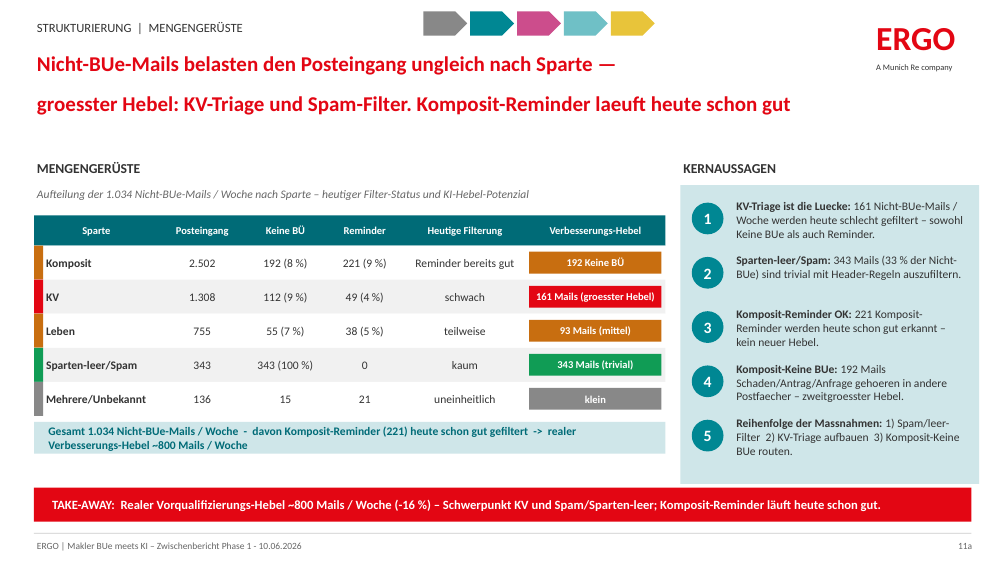
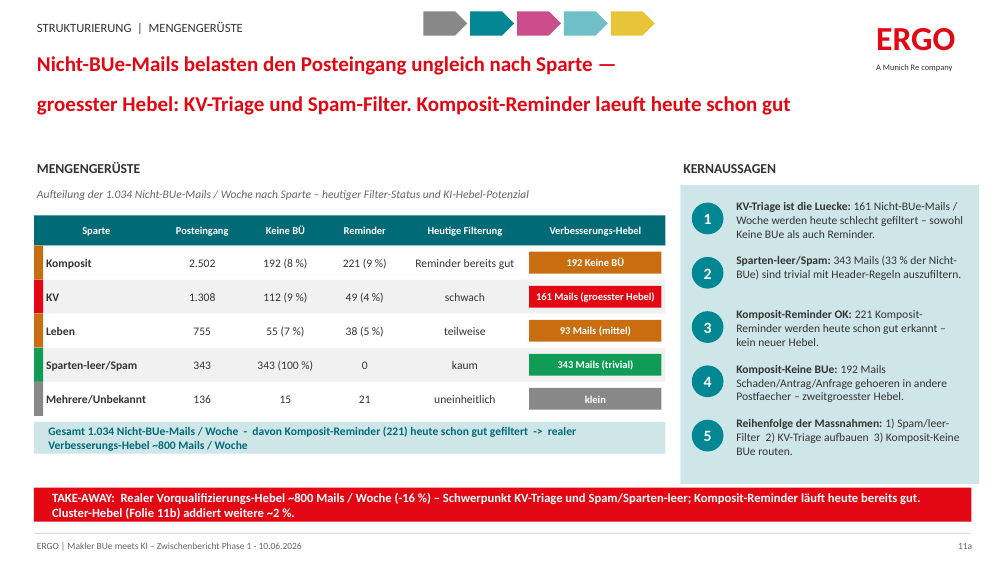
Before and after one commit to brenneisen-e/emailimport, a slide deck: slide 1 of ERGO-Mengengeruest-2Slides-Berichtslook.pptx. Drawn at 1008x567 pixels with LibreOffice and Linux fonts; fonts in the diff are those of the drawing. Boxes give left, top, right and bottom in pixels: in the first picture for what was removed or moved away, otherwise in the second. Text is boxed around its words. In the diff, an @@ line names an element or a change of style, - is before the commit and + after.

```diff
--- a/ERGO-Mengengeruest-2Slides-Berichtslook.pptx
+++ b/ERGO-Mengengeruest-2Slides-Berichtslook.pptx
@@ text at (52,493,920,519): text changed @@
-TAKE-AWAY: Realer Vorqualifizierungs-Hebel ~800 Mails / Woche (-16 %) – Schwerpunkt KV und Spam/Sparten-leer; Komposit-Reminder läuft heute schon gut.
+TAKE-AWAY: Realer Vorqualifizierungs-Hebel ~800 Mails / Woche (-16 %) – Schwerpunkt KV-Triage und Spam/Sparten-leer; Komposit-Reminder läuft heute bereits gut. Cluster-Hebel (Folie 11b) addiert weitere ~2 %.
```
Also in this commit, not shown: 1 slide added, 1 slide removed, 1 other file.
